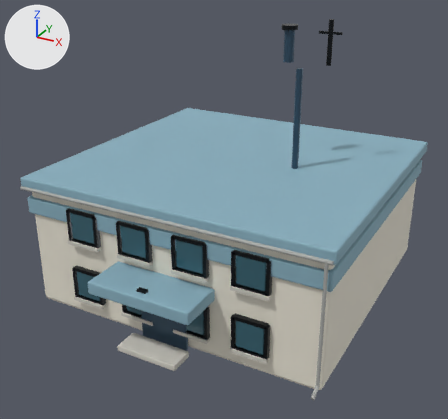
One commit to the glTF model assets/models/realistic/CIV_POLICE_2x2_001.glb: the scene before it, then after it.
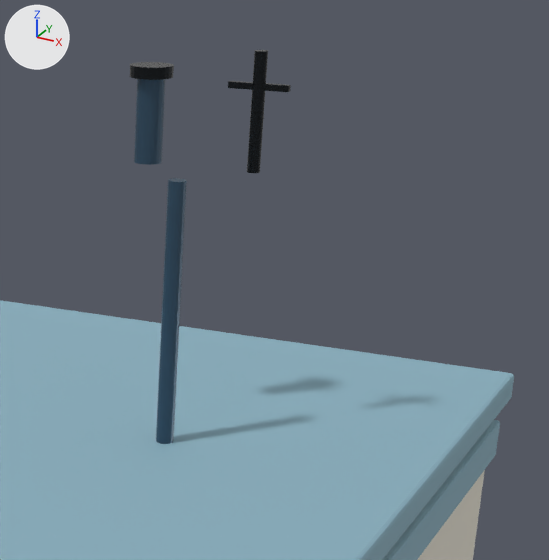
Each version is shown whole from a camera (50 mm lens) standing at (2.98, -5.79, 3.68) and looking at (0.03, -0.42, 1.0), then close up on the part from 52% to 98% of the width and 0% to 51% of the height. Arrows for +X, +Y and +Z are at upper left; the lights stay in place. The older version's two pictures come first. Objects named as collision shapes, trigger or cutter boxes, shadow casters or lower levels of detail are left out. Where no turn or scale is listed for an object, it has been applied to the vertices. Vertices at exactly the same position are counted once.

Names of what the first close-up shows: 'CIV_POLICE_2x2_001_Visual'.
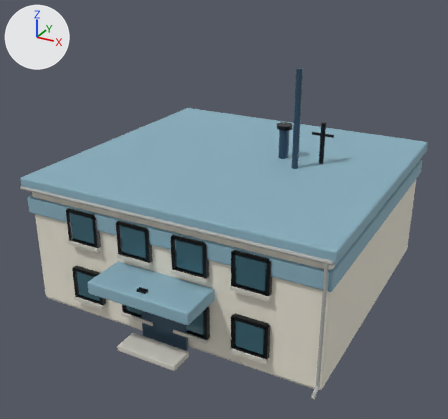
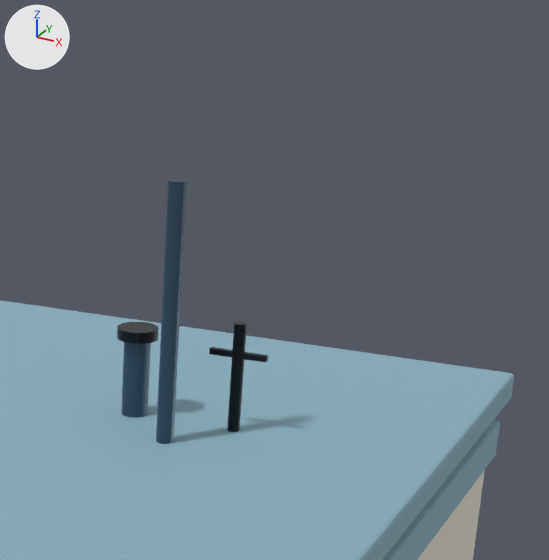
Where the newer file only moved an object's origin or applied its transform, the numbers keep the older frame.

The change in detail:
me_cube is used by ob_civ_police_2x2_001_visual; location (0.0, 0.0, 0.66).
me_cube had 2344 vertices, 4240 faces and spanned x -1.68..1.68, y -2.01..1.62, z -0.66..2.28.
me_cube now has 2344 vertices, 4240 faces and spans x -1.68..1.68, y -2.01..1.62, z -0.66..1.83.
me_cube part 1: the loose piece of 48 vertices spanning x 0.35..0.46, y 0.24..0.35, z 1.83..2.17 is moved by (0.0, -0.03, -1.04).
me_cube part 2: the loose piece of 48 vertices spanning x 0.32..0.49, y 0.21..0.38, z 2.16..2.2 is moved by (0.0, -0.03, -1.04).
me_cube part 3: the loose piece of 48 vertices spanning x 0.82..0.87, y 0.27..0.32, z 1.83..2.28 is moved by (0.0, -0.03, -1.04).
me_cube part 4: the loose piece of 56 vertices spanning x 0.72..0.96, y 0.28..0.3, z 2.14..2.16 is moved by (0.0, -0.03, -1.04).

Location of each change, [x1, y1, x2, y2] in pixels of the close-ups (549 x 560 px; the box of a moved part takes in the faces that stretch with it):
'CIV_POLICE_2x2_001_Visual', reshaped
    before: [0, 50, 514, 560]
    after: [0, 178, 514, 560]
part 1 of me_cube, moved or reshaped
    before: [134, 79, 165, 165]
    after: [121, 342, 151, 418]
part 2 of me_cube, moved or reshaped
    before: [130, 62, 174, 80]
    after: [117, 322, 159, 344]
part 3 of me_cube, moved or reshaped
    before: [247, 50, 268, 173]
    after: [227, 321, 247, 432]
part 4 of me_cube, moved or reshaped
    before: [228, 81, 291, 92]
    after: [209, 347, 268, 362]
